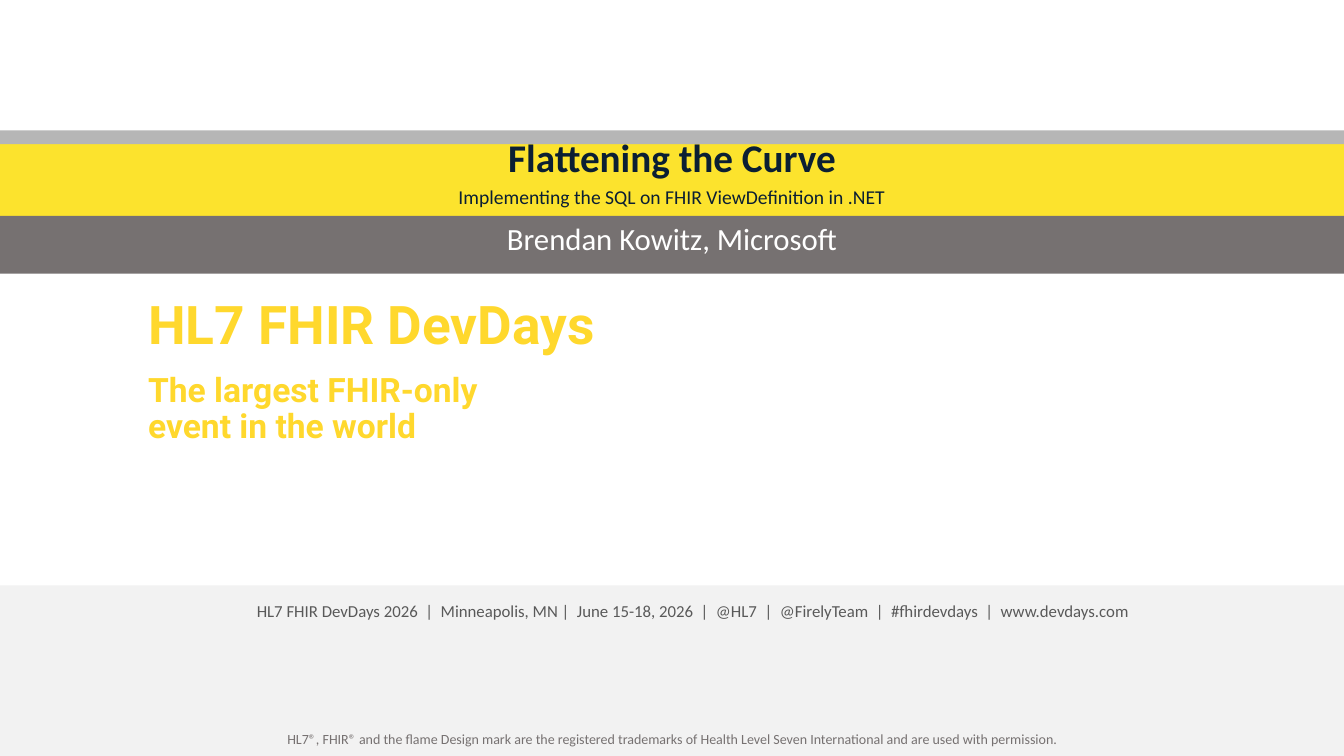
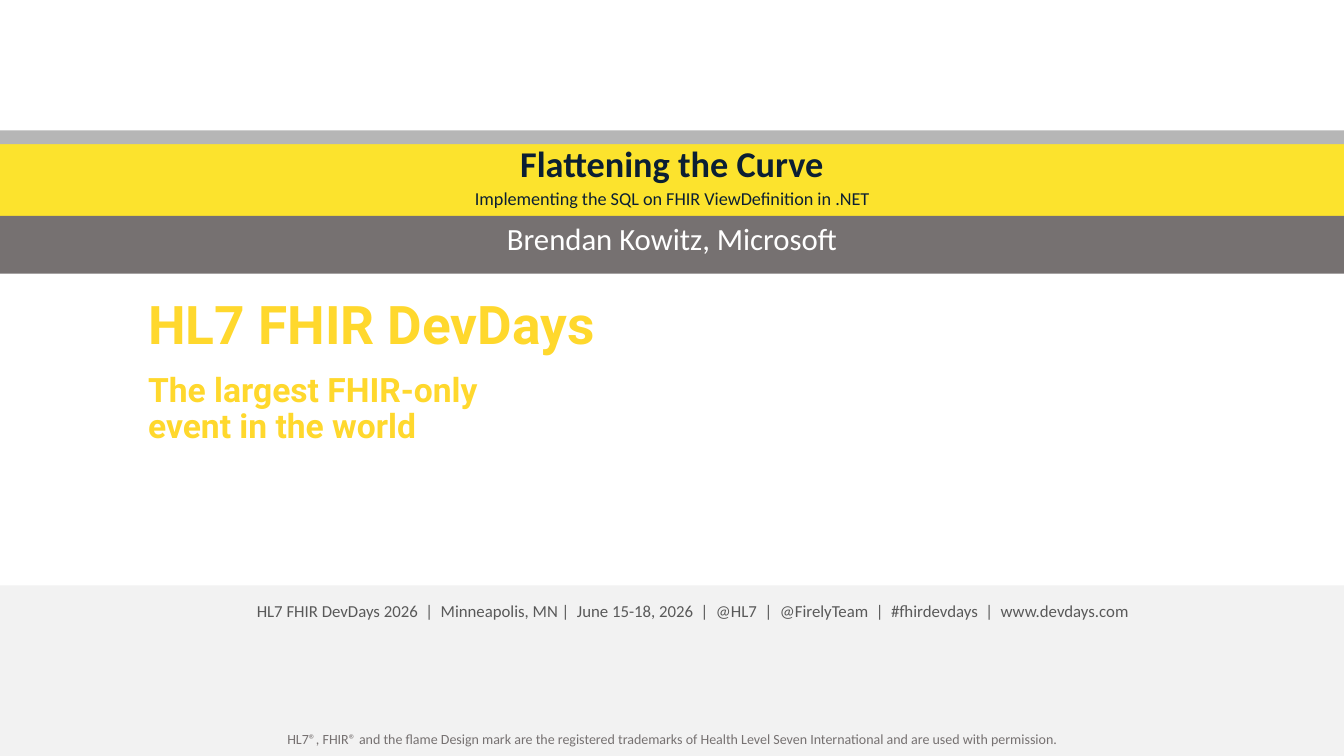
Before and after one commit to brendankowitz/FHIRDevDays2026, a slide deck: slide 1 of talks/talk1-sql-on-fhir/DD26_CT_260616_Brendan-Kowitz_SqlOnFhir.pptx. Drawn at 1344x756 pixels with LibreOffice and Linux fonts; fonts in the diff are those of the drawing; background and template pictures are left out. Boxes give left, top, right and bottom in pixels: in the first picture for what was removed or moved away, otherwise in the second. Text is boxed around its words. In the diff, an @@ line names an element or a change of style, - is before the commit and + after.

```diff
--- a/talks/talk1-sql-on-fhir/DD26_CT_260616_Brendan-Kowitz_SqlOnFhir.pptx
+++ b/talks/talk1-sql-on-fhir/DD26_CT_260616_Brendan-Kowitz_SqlOnFhir.pptx
@@ text "Flattening the Curve" moved from (x1=458, y1=139, x2=885, y2=208) to (x1=475, y1=151, x2=869, y2=208) @@
@@ text "Flattening the Curve" at (x1=475, y1=151, x2=869, y2=208): size 28 to 25.9 pt in "Flattening the Curve"; size 14 to 12.9 pt in "Implementing the SQL on FHIR ViewDefinition in ..."; line spacing 0.9 to 0.8 @@
```
Also in this commit, not shown: 2 other slides changed, 1 other file.
